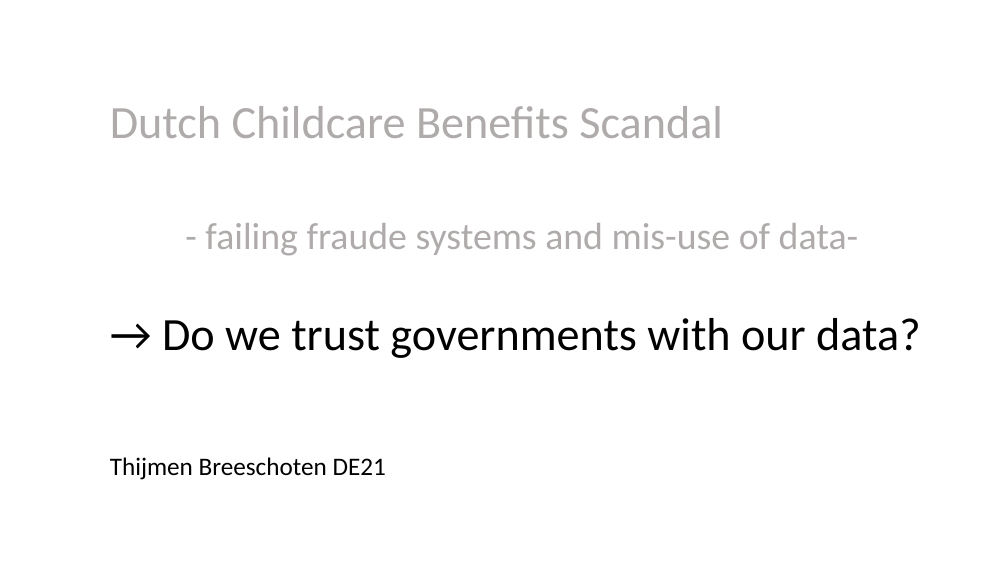
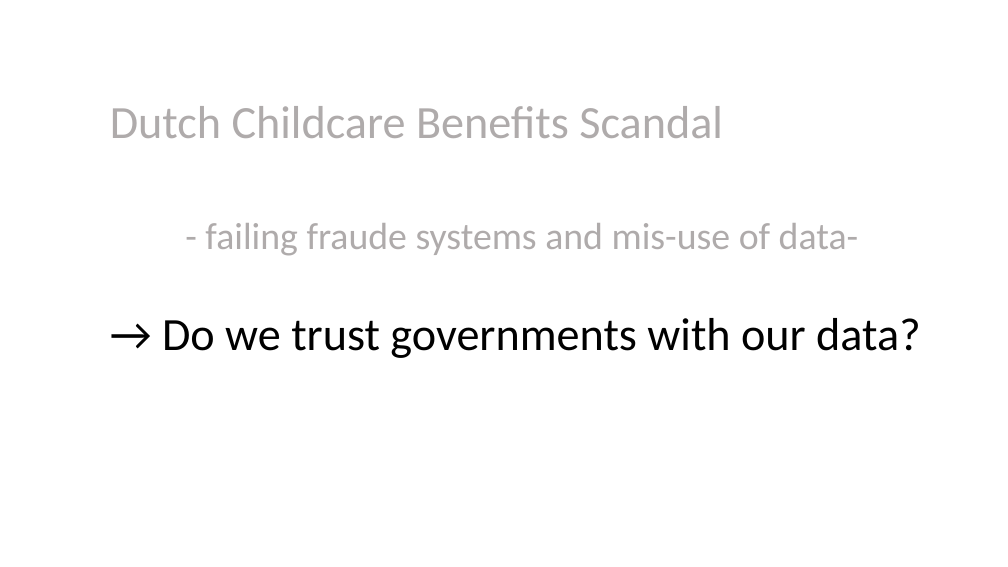
Before and after one commit to Thijmen18/codeclan_homework_ThijmenB, a slide deck: slide 2 of week_03/day_4/Presentation_data_ethics.pptx. Drawn at 1008x567 pixels with LibreOffice and Linux fonts; fonts in the diff are those of the drawing. Boxes give left, top, right and bottom in pixels: in the first picture for what was removed or moved away, otherwise in the second. Text is boxed around its words. In the diff, an @@ line names an element or a change of style, - is before the commit and + after.

```diff
--- a/week_03/day_4/Presentation_data_ethics.pptx
+++ b/week_03/day_4/Presentation_data_ethics.pptx
@@ text at (110,457,386,480): paragraph removed @@
-Thijmen Breeschoten DE21
```
Also in this commit, not shown: 4 other slides changed, 1 other file.
